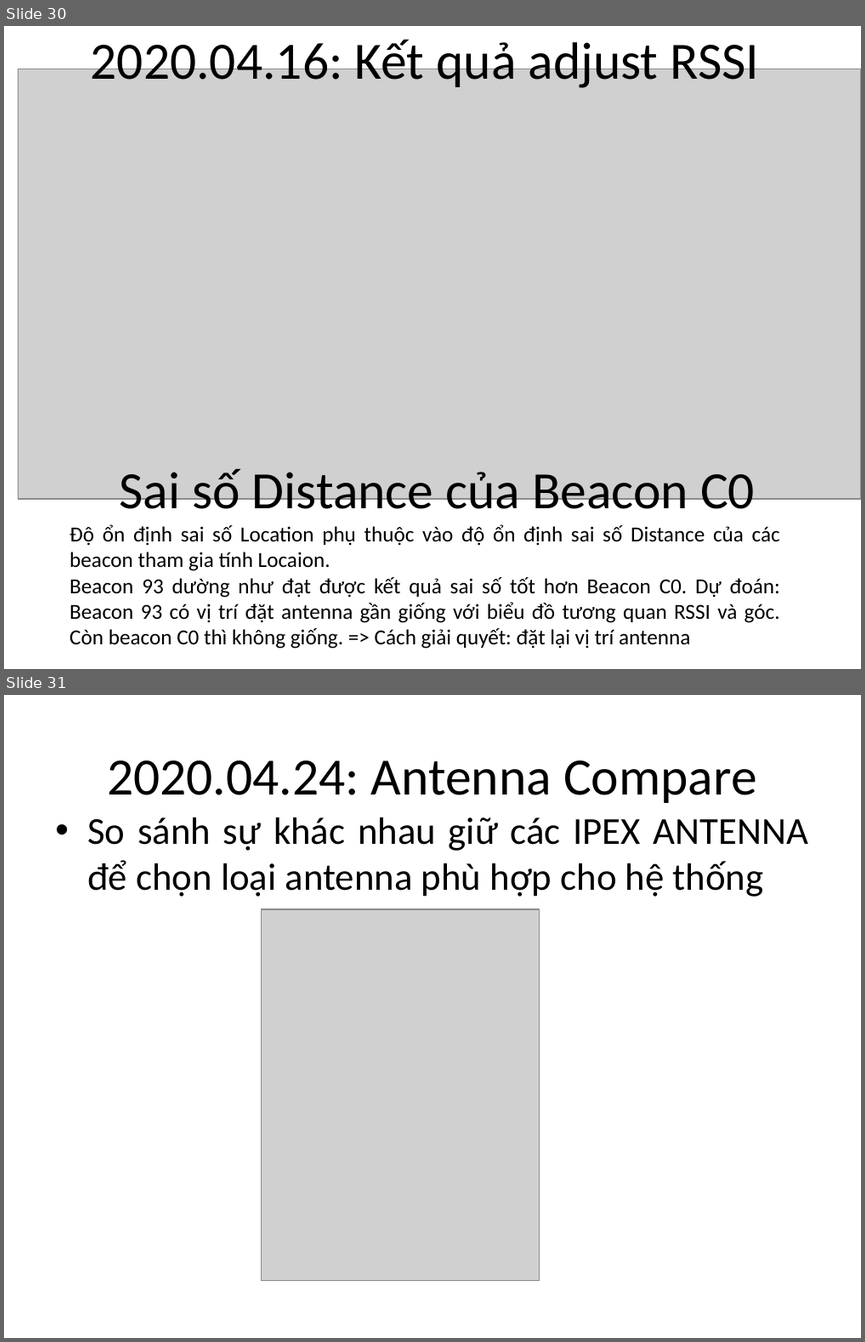
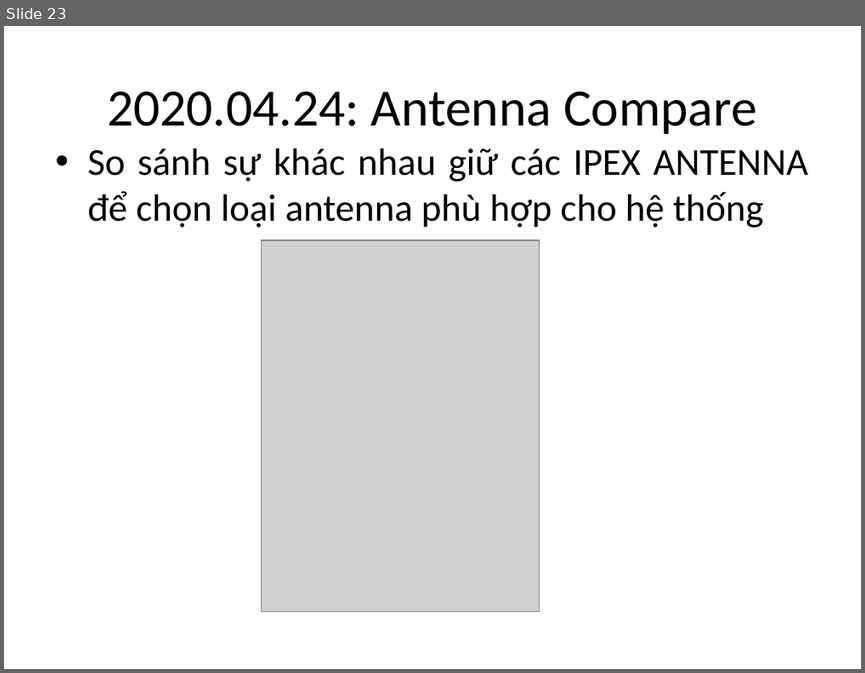
Before and after one commit to letruongthanh3698/BLE_matlab, a slide deck: report/Timeline.Report.pptx. Shown one above the other, each under a label of ours: slides 30 and 31 before the commit, slide 23 after it. The pictures are 865x1342 and 865x673 pixels, drawn with LibreOffice and Linux fonts; fonts in the diff are those of the drawing; grey boxes stand for pictures. Boxes give left, top, right and bottom in pixels: in the first picture for what was removed or moved away, otherwise in the second. Text is boxed around its words. In the diff, an @@ line names an element or a change of style, - is before the commit and + after.

```diff
--- a/report/Timeline.Report.pptx
+++ b/report/Timeline.Report.pptx
@@ slide 30 removed at box(4, 26, 861, 669), background #FFFFFF @@
@@ title removed at box(91, 35, 759, 88) @@
-2020.04.16: Kết quả adjust RSSI
@@ picture removed at box(18, 68, 861, 499) @@
@@ text removed at box(120, 469, 755, 521) @@
-Sai số Distance của Beacon C0
@@ text removed at box(69, 524, 780, 648) @@
-Độ ổn định sai số Location phụ thuộc vào độ ổn định sai số Distance của các beacon tham gia tính Locaion.
-Beacon 93 dường như đạt được kết quả sai số tốt hơn Beacon C0. Dự đoán: Beacon 93 có vị trí đặt antenna gần giống với biểu đồ tương quan RSSI và góc. Còn beacon C0 thì không giống. => Cách giải quyết: đặt lại vị trí antenna
@@ what was slide 31 is now slide 23 @@
```
Also in this commit, not shown: 9 slides changed, 2 slides added, 9 other slides removed, 18 other files.
